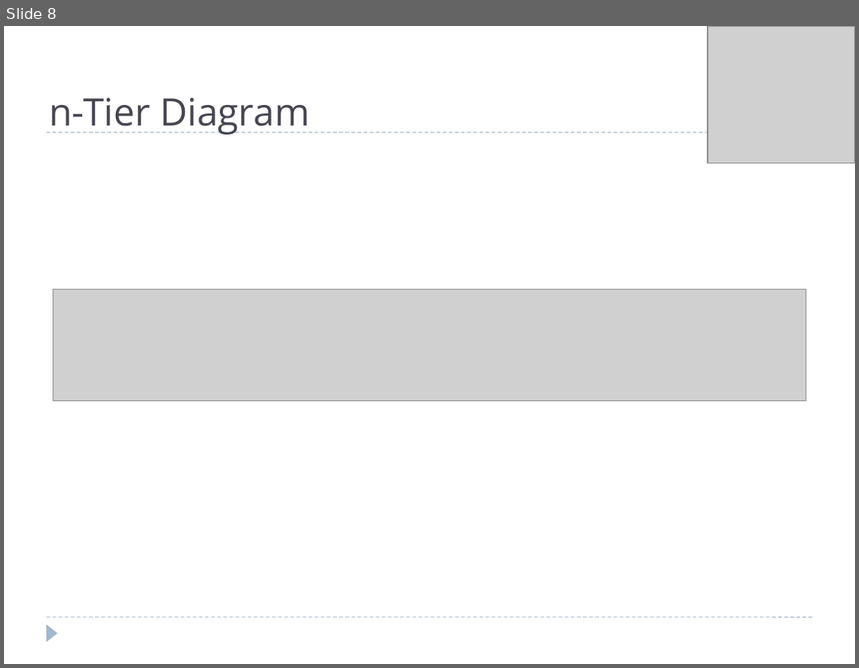
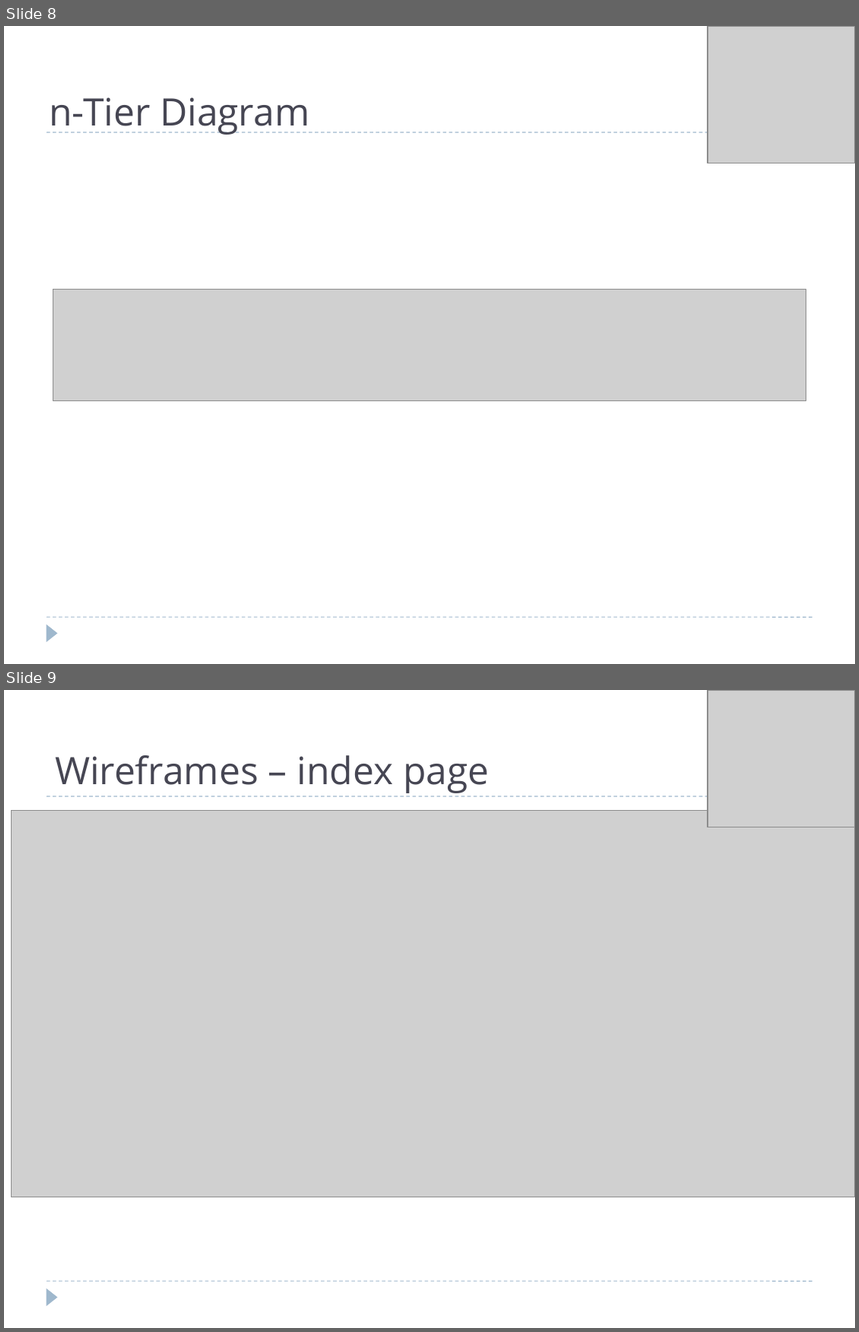
Before and after one commit to projectgoav/studeso, a slide deck: docs/presentation.pptx. Shown one above the other, each under a label of ours: slide 8 before the commit, slides 8 and 9 after it. The pictures are 859x668 and 859x1332 pixels, drawn with LibreOffice and Linux fonts; fonts in the diff are those of the drawing; grey boxes stand for pictures. Boxes give left, top, right and bottom in pixels: in the first picture for what was removed or moved away, otherwise in the second. Text is boxed around its words. In the diff, an @@ line names an element or a change of style, - is before the commit and + after.

```diff
--- a/docs/presentation.pptx
+++ b/docs/presentation.pptx
@@ slide 9 added at (4, 690, 855, 1328), background #FFFFFF; not listed: 3 template elements that a slide beside it also shows @@
@@ picture added at (708, 690, 855, 827) @@
@@ title added at (55, 755, 489, 793), 32 pt, text #464653 @@
+Wireframes – index page
@@ picture added at (12, 811, 855, 1198) @@
```
Also in this commit, not shown: 2 slides changed, 2 other slides added, 1 slide removed, 3 other files.
